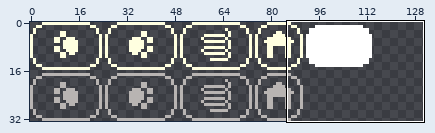
Two states of a pixel-art file, Aceprite/level_buttons.aseprite. Above: a wide view before the commit, with the close-up outlined.
Close-up. Before the edit:
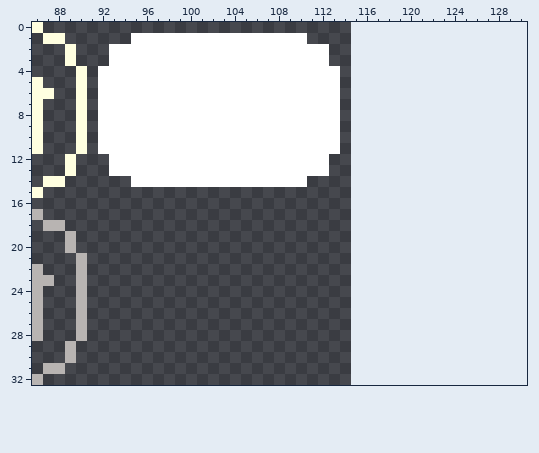
115x33 pixels, 1 frame. Shown: x 86..130, y 0..32. The old version is drawn lined up with the new one, on the new canvas.
Once edited:
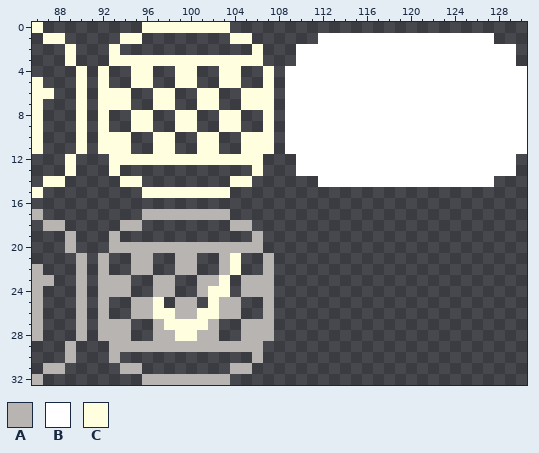
Palette (. is transparent): A #b8b4b2  B #ffffff  C #ffffe0
Diff:
canvas 115x33 -> 131x33
Changed rows in their new state; - is an unchanged pixel.
first column x 92:
 0 ----CCCCCCCC---------------------------
 1 --CC........CC.....-BBBBBBBBBBBBBBBB---
 2 -C............C...---BBBBBBBBBBBBBBBBB-
 3 -CCCCCCCCCCCCCC...---BBBBBBBBBBBBBBBBB-
 4 C..CC..CC..CC..C.-----BBBBBBBBBBBBBBBBB
 5 C..CC..CC..CC..C.-----BBBBBBBBBBBBBBBBB
 6 CCC..CC..CC..CCC.-----BBBBBBBBBBBBBBBBB
 7 CCC..CC..CC..CCC.-----BBBBBBBBBBBBBBBBB
 8 C..CC..CC..CC..C.-----BBBBBBBBBBBBBBBBB
 9 C..CC..CC..CC..C.-----BBBBBBBBBBBBBBBBB
10 CCC..CC..CC..CCC.-----BBBBBBBBBBBBBBBBB
11 CCC..CC..CC..CCC.-----BBBBBBBBBBBBBBBBB
12 -CCCCCCCCCCCCCC...---BBBBBBBBBBBBBBBBB-
13 -C............C...---BBBBBBBBBBBBBBBBB-
14 --CC........CC.....-BBBBBBBBBBBBBBBB---
15 ----CCCCCCCC---------------------------
17 ----AAAAAAAA---------------------------
18 --AA--------AA-------------------------
19 -A------------A------------------------
20 -AAAAAAAAAAAAAA------------------------
21 A--AA--AA--AC--A-----------------------
22 A--AA--AA--AC--A-----------------------
23 AAA--AA--AAC-AAA-----------------------
24 AAA--AA--ACC-AAA-----------------------
25 A--AAC-AA-CAA--A-----------------------
26 A--AACCAACCAA--A-----------------------
27 AAA--ACCCCA--AAA-----------------------
28 AAA--AACCAA--AAA-----------------------
29 -AAAAAAAAAAAAAA------------------------
30 -A------------A------------------------
31 --AA--------AA-------------------------
32 ----AAAAAAAA---------------------------
Changed places in both close-ups, as pixel boxes (x1, y1, x2, y2):
changed: (98, 22, 527, 385)
